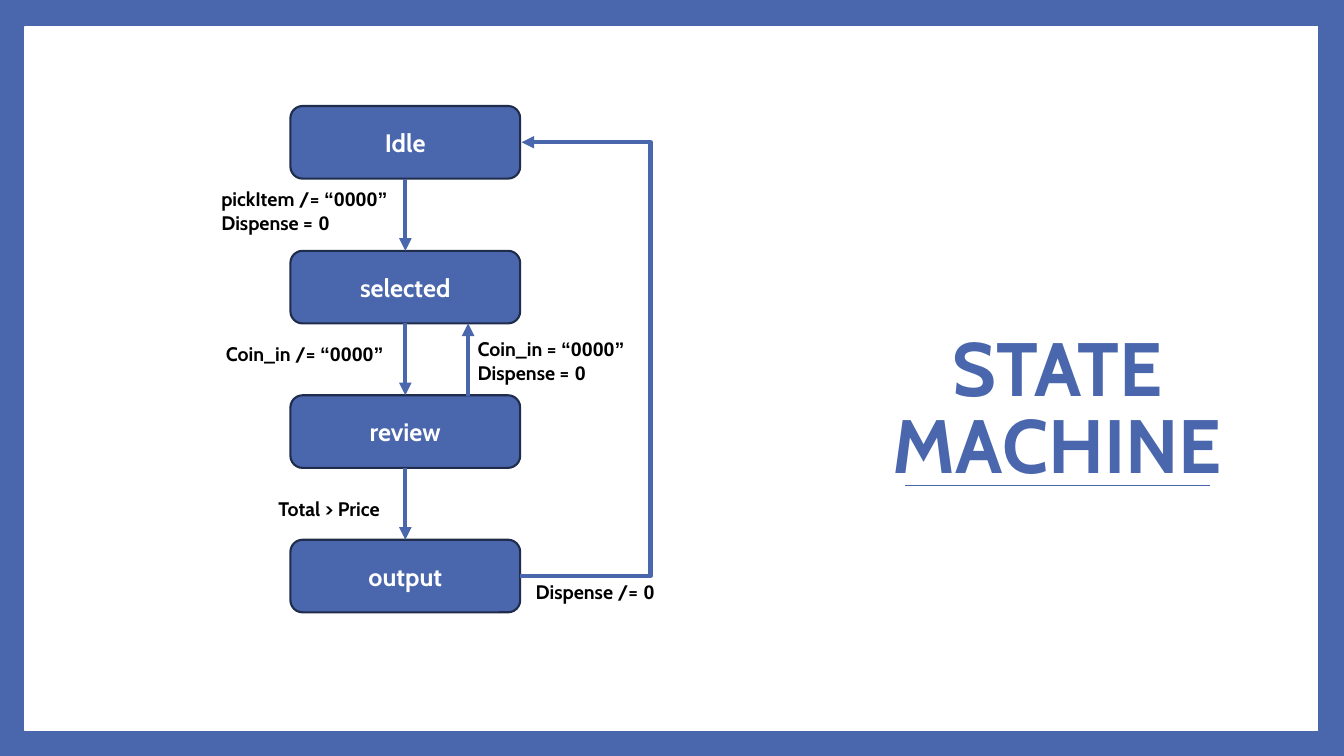
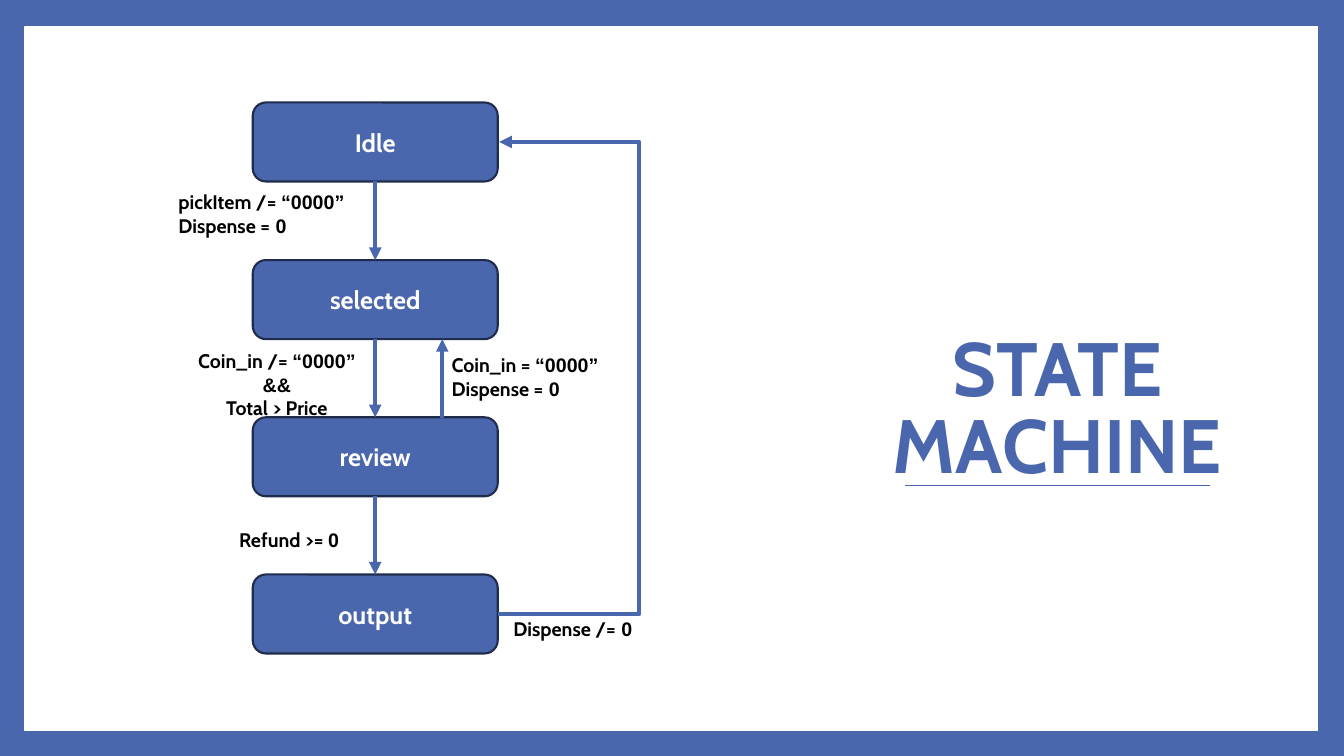
Before and after one commit to MaximSpeczyk/IoT-FPGA, a slide deck: slide 3 of HardwareEngineering/Presentation/hardwarePresentation_teamH.pptx. Drawn at 1344x756 pixels with LibreOffice and Linux fonts; fonts in the diff are those of the drawing. Boxes give left, top, right and bottom in pixels: in the first picture for what was removed or moved away, otherwise in the second. Text is boxed around its words. In the diff, an @@ line names an element or a change of style, - is before the commit and + after.

```diff
--- a/HardwareEngineering/Presentation/hardwarePresentation_teamH.pptx
+++ b/HardwareEngineering/Presentation/hardwarePresentation_teamH.pptx
@@ rounded rectangle "Idle": place and size @@
-rounded rectangle "Idle" at [290,106,520,178]
+rounded rectangle "Idle" at [253,103,498,181]
@@ elbow arrow moved from (520, 577) - (522, 142) to (498, 614) - (499, 142) @@
@@ text "pickItem /= “0000”": place and size @@
-text "pickItem /= “0000”" at [221,191,387,235]
+text "pickItem /= “0000”" at [178,194,344,238]
@@ arrow moved from (405, 178) - (405, 251) to (375, 181) - (375, 260) @@
@@ rounded rectangle "selected": place and size @@
-rounded rectangle "selected" at [290,251,520,324]
+rounded rectangle "selected" at [253,260,498,339]
@@ text at [198,354,355,421]: text changed @@
-Coin_in /= “0000”
+Coin_in /= “0000”
+&&
+Total > Price
@@ arrow moved from (405, 324) - (405, 395) to (375, 339) - (375, 417) @@
@@ text "Coin_in = “0000”": place and size @@
-text "Coin_in = “0000”" at [478,342,624,385]
+text "Coin_in = “0000”" at [452,358,598,401]
@@ arrow moved from (468, 396) - (468, 324) to (443, 417) - (443, 339) @@
@@ rounded rectangle "review": place and size @@
-rounded rectangle "review" at [290,395,520,468]
+rounded rectangle "review" at [253,417,498,496]
@@ arrow moved from (405, 468) - (405, 539) to (375, 496) - (375, 575) @@
@@ text at [239,532,339,548]: text changed @@
-Total > Price
+Refund >= 0
@@ rounded rectangle "output": place and size @@
-rounded rectangle "output" at [290,539,520,612]
+rounded rectangle "output" at [253,575,498,653]
@@ text "Dispense /= 0": place and size @@
-text "Dispense /= 0" at [536,585,655,604]
+text "Dispense /= 0" at [513,622,632,641]
```
Also in this commit, not shown: 2 other slides changed.
